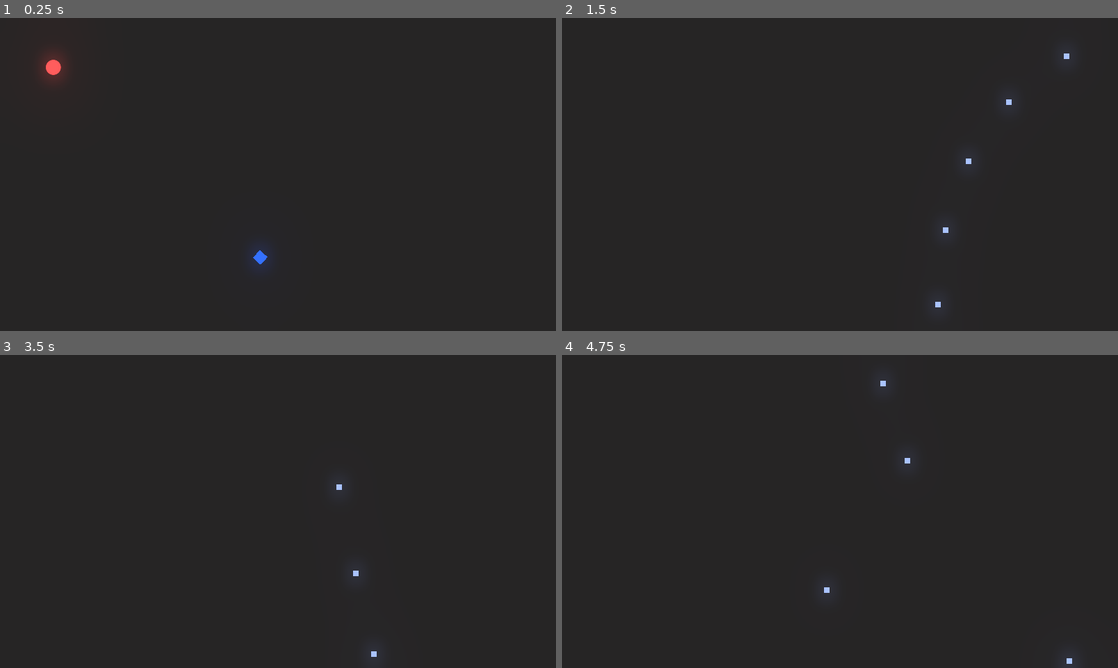
Above: before the commit, frames 1-4 (two rows, left to right).
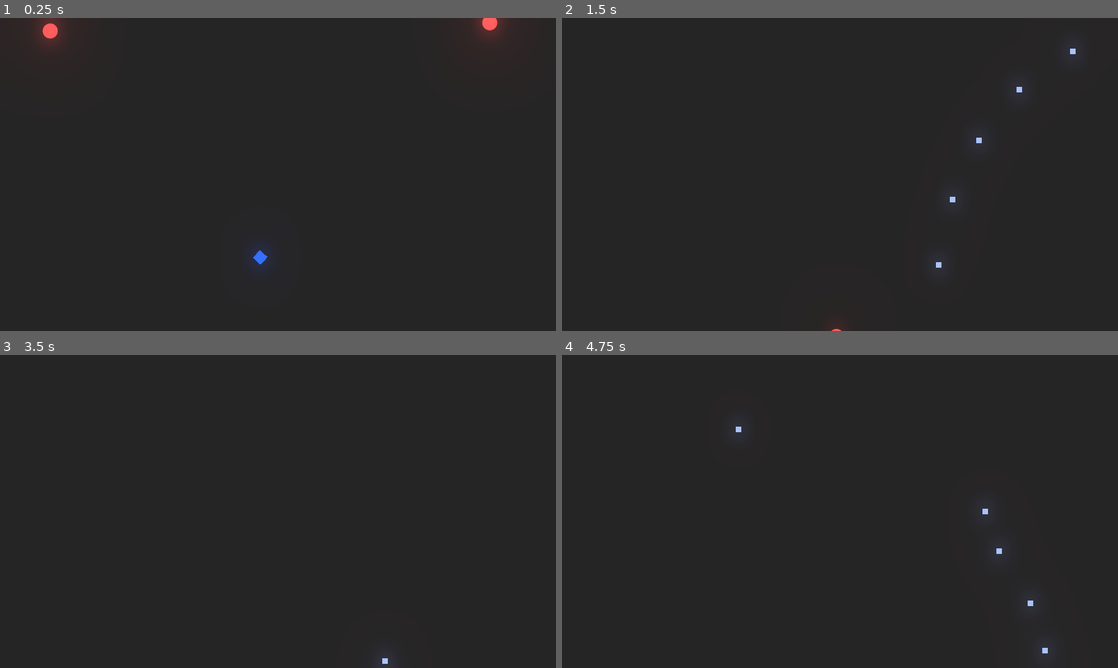
Above: after the commit, the same moments.

Repository: Talamander/unexpected-jam
Game: Godot game, scene res://Level/Arena.tscn
Two runs of this game, one before a commit and one after it. Both use one fixed random seed, a clock stepped at 60 frames per second and the inputs below.
Inputs (mouse positions are in pixels of both pictures, inside the frame that each line leads up to):
- Up to frame 1 (0.25 s): no input
- Up to frame 2 (1.5 s): move the mouse to (962, 158) at 0.52 s; press the mouse at (962, 158) at 0.53 s; hold Right (ui_right) 0.53-1.28 s; move the mouse to (728, 190) at 1.27 s; release the mouse at (728, 190) at 1.28 s; hold Down (ui_down) from 1.28 s (still down); click (728, 190) at 1.35 s
- Up to frame 3 (3.5 s): move the mouse to (333, 442) at 2.02 s; release Down (ui_down) at 2.03 s; press the mouse at (333, 442) at 2.03 s; hold Right (ui_right) 2.03-2.78 s; move the mouse to (250, 574) at 2.77 s; release the mouse at (250, 574) at 2.78 s; hold Up (ui_up) from 2.78 s (still down); click (250, 574) at 2.85 s
- Up to frame 4 (4.75 s): move the mouse to (1006, 558) at 3.52 s; release Up (ui_up) at 3.53 s; press the mouse at (1006, 558) at 3.53 s; hold Left (ui_left) from 3.53 s (still down); move the mouse to (673, 464) at 4.27 s; release the mouse at (673, 464) at 4.28 s; click (673, 464) at 4.35 s

The runs differ from the first frame. In frame 1, 0.9% of the frame differs, in the area x 6-91%, y 0-21%; in frame 2, 0.2%; in frame 3, less than 0.1%; in frame 4, 0.2%.

Commit message:
EnemyStats, Hitboxes, Hurtboxes, Enemy Hit Effects
Added a handful of things here.

Diff:
--- a/Enemies/BasicEnemy.gd
+++ b/Enemies/BasicEnemy.gd
@@ -1,7 +1,10 @@
 extends "res://ParentClasses/Enemy.gd"
 
-export var speed = 400
+export var speed = 425
 export var acceleration = 4000
+
+
+
 
 func _physics_process(delta):
 	if Global.player != null:
@@ -12,3 +15,26 @@
 	motion += direction * acceleration * delta
 	motion = motion.clamped(speed)
 	motion = move_and_slide(motion)
+
+
+
+
+#This function exists in Enemy parent class, but I decided to also put it here so enemies can be unique
+func _on_Hurtbox_hit(damage):
+	stats.health -= damage
+	enemySprite.modulate = Color.white
+	stunTimer.start()
+	#Adds knockback on hit
+	motion -= motion * 4
+	#currently not doing anything with this stun variable, but it may come in handy
+	stun = true
+
+#This function exists in Enemy parent class, but I decided to also put it here so enemies can be unique
+func _on_EnemyStats_enemy_died():
+	queue_free()
+
+#This function exists in Enemy parent class, but I decided to also put it here so enemies can be unique
+func _on_StunTimer_timeout():
+	enemySprite.modulate = Color("fa4d4d")
+	#currently not doing anything with this stun variable, but it may come in handy
+	stun = false
--- a/Enemies/BasicEnemy.tscn
+++ b/Enemies/BasicEnemy.tscn
@@ -7,8 +7,12 @@
 [sub_resource type="CircleShape2D" id=1]
 radius = 8.75168
 
+[sub_resource type="CircleShape2D" id=2]
+radius = 9.10414
+
 [node name="BasicEnemy" instance=ExtResource( 1 )]
 script = ExtResource( 2 )
+speed = 350
 
 [node name="Sprite" parent="." index="0"]
 modulate = Color( 0.980392, 0.301961, 0.301961, 1 )
@@ -17,3 +21,14 @@
 
 [node name="CollisionShape2D" parent="." index="1"]
 shape = SubResource( 1 )
+
+[node name="EnemyStats" parent="." index="3"]
+max_health = 5
+
+[node name="CollisionShape2D" parent="Hurtbox" index="0"]
+shape = SubResource( 2 )
+
+[node name="StunTimer" parent="." index="5"]
+wait_time = 0.1
+
+[editable path="Hurtbox"]
--- /dev/null
+++ b/HitboxesAndHurtboxes/Hitbox.gd
@@ -0,0 +1,9 @@
+extends Area2D
+#Hitboxes deliver damage to other source
+
+
+export(int) var damage = 1
+
+# warning-ignore:unused_signal
+func _on_Hitbox_area_entered(hurtbox):
+	hurtbox.emit_signal("hit", damage)
--- /dev/null
+++ b/HitboxesAndHurtboxes/Hitbox.tscn
@@ -0,0 +1,11 @@
+[gd_scene load_steps=2 format=2]
+
+[ext_resource path="res://HitboxesAndHurtboxes/Hitbox.gd" type="Script" id=1]
+
+[node name="Hitbox" type="Area2D"]
+collision_layer = 0
+collision_mask = 0
+script = ExtResource( 1 )
+
+[node name="CollisionShape2D" type="CollisionShape2D" parent="."]
+[connection signal="area_entered" from="." to="." method="_on_Hitbox_area_entered"]
--- /dev/null
+++ b/HitboxesAndHurtboxes/Hurtbox.gd
@@ -0,0 +1,6 @@
+extends Area2D
+#Hurtboxes receive damage from other source
+
+
+# warning-ignore:unused_signal
+signal hit(damage)
--- /dev/null
+++ b/HitboxesAndHurtboxes/Hurtbox.tscn
@@ -0,0 +1,10 @@
+[gd_scene load_steps=2 format=2]
+
+[ext_resource path="res://HitboxesAndHurtboxes/Hurtbox.gd" type="Script" id=1]
+
+[node name="Hurtbox" type="Area2D"]
+collision_layer = 0
+collision_mask = 0
+script = ExtResource( 1 )
+
+[node name="CollisionShape2D" type="CollisionShape2D" parent="."]
--- a/Level/Arena.tscn
+++ b/Level/Arena.tscn
@@ -21,3 +21,13 @@
 environment = SubResource( 1 )
 
 [node name="BasicEnemy" parent="." instance=ExtResource( 3 )]
+position = Vector2( 6.74237, -40.4543 )
+
+[node name="BasicEnemy2" parent="." instance=ExtResource( 3 )]
+position = Vector2( 616.108, -48.5128 )
+
+[node name="BasicEnemy3" parent="." instance=ExtResource( 3 )]
+position = Vector2( 658.871, 412.973 )
+
+[node name="BasicEnemy4" parent="." instance=ExtResource( 3 )]
+position = Vector2( -35.139, 410.3 )
--- a/ParentClasses/Enemy.gd
+++ b/ParentClasses/Enemy.gd
@@ -1,3 +1,18 @@
 extends KinematicBody2D
 
 var motion = Vector2.ZERO
+
+var stun = false
+
+onready var stats = $EnemyStats
+onready var enemySprite = $Sprite
+onready var stunTimer = $StunTimer
+
+func _on_Hurtbox_hit(damage):
+	stats.health -= damage
+
+func _on_EnemyStats_enemy_died():
+	queue_free()
+
+func _on_StunTimer_timeout():
+	pass
--- a/ParentClasses/Enemy.tscn
+++ b/ParentClasses/Enemy.tscn
@@ -1,6 +1,8 @@
-[gd_scene load_steps=2 format=2]
+[gd_scene load_steps=4 format=2]
 
 [ext_resource path="res://ParentClasses/Enemy.gd" type="Script" id=1]
+[ext_resource path="res://HitboxesAndHurtboxes/Hurtbox.tscn" type="PackedScene" id=2]
+[ext_resource path="res://ParentClasses/EnemyStats.tscn" type="PackedScene" id=3]
 
 [node name="Enemy" type="KinematicBody2D"]
 script = ExtResource( 1 )
@@ -10,3 +12,17 @@
 [node name="CollisionShape2D" type="CollisionShape2D" parent="."]
 
 [node name="AnimationPlayer" type="AnimationPlayer" parent="."]
+
+[node name="EnemyStats" parent="." instance=ExtResource( 3 )]
+
+[node name="Hurtbox" parent="." instance=ExtResource( 2 )]
+collision_layer = 8
+
+[node name="StunTimer" type="Timer" parent="."]
+wait_time = 0.05
+one_shot = true
+[connection signal="enemy_died" from="EnemyStats" to="." method="_on_EnemyStats_enemy_died"]
+[connection signal="hit" from="Hurtbox" to="." method="_on_Hurtbox_hit"]
+[connection signal="timeout" from="StunTimer" to="." method="_on_StunTimer_timeout"]
+
+[editable path="Hurtbox"]
--- /dev/null
+++ b/ParentClasses/EnemyStats.gd
@@ -0,0 +1,11 @@
+extends Node
+
+signal enemy_died
+
+export(int) var max_health = 1
+onready var health = max_health setget set_health
+
+func set_health(value):
+	health = clamp(value, 0, max_health)
+	if health == 0:
+		emit_signal("enemy_died")
--- /dev/null
+++ b/ParentClasses/EnemyStats.tscn
@@ -0,0 +1,6 @@
+[gd_scene load_steps=2 format=2]
+
+[ext_resource path="res://ParentClasses/EnemyStats.gd" type="Script" id=1]
+
+[node name="EnemyStats" type="Node"]
+script = ExtResource( 1 )
--- a/ParentClasses/Projectile.gd
+++ b/ParentClasses/Projectile.gd
@@ -8,3 +8,11 @@
 #Destroys the projectile after it has exited the viewport
 func _on_VisibilityNotifier2D_viewport_exited(_viewport):
 	queue_free()
+
+
+func _on_Hitbox_body_entered(body):
+	queue_free()
+
+
+func _on_Hitbox_area_entered(area):
+	queue_free()
--- a/ParentClasses/Projectile.tscn
+++ b/ParentClasses/Projectile.tscn
@@ -1,6 +1,7 @@
-[gd_scene load_steps=2 format=2]
+[gd_scene load_steps=3 format=2]
 
 [ext_resource path="res://ParentClasses/Projectile.gd" type="Script" id=1]
+[ext_resource path="res://HitboxesAndHurtboxes/Hitbox.tscn" type="PackedScene" id=2]
 
 [node name="Projectile" type="Node2D"]
 script = ExtResource( 1 )
@@ -10,4 +11,9 @@
 [node name="VisibilityNotifier2D" type="VisibilityNotifier2D" parent="."]
 
 [node name="AnimationPlayer" type="AnimationPlayer" parent="."]
+
+[node name="Hitbox" parent="." instance=ExtResource( 2 )]
+collision_mask = 2
 [connection signal="viewport_exited" from="VisibilityNotifier2D" to="." method="_on_VisibilityNotifier2D_viewport_exited"]
+[connection signal="area_entered" from="Hitbox" to="." method="_on_Hitbox_area_entered"]
+[connection signal="body_entered" from="Hitbox" to="." method="_on_Hitbox_body_entered"]
--- a/Player/Player.gd
+++ b/Player/Player.gd
@@ -8,7 +8,7 @@
 
 
 #Movement Variables
-var speed = 500
+var speed = 400
 var acceleration = 4000
 var motion = Vector2.ZERO
 
--- a/Player/PlayerBullet.tscn
+++ b/Player/PlayerBullet.tscn
@@ -1,8 +1,11 @@
-[gd_scene load_steps=4 format=2]
+[gd_scene load_steps=5 format=2]
 
 [ext_resource path="res://Player/Square.png" type="Texture" id=1]
 [ext_resource path="res://ParentClasses/Projectile.tscn" type="PackedScene" id=2]
 [ext_resource path="res://Player/PlayerBullet.gd" type="Script" id=3]
+
+[sub_resource type="RectangleShape2D" id=1]
+extents = Vector2( 7.5, 7.5 )
 
 [node name="PlayerBullet" instance=ExtResource( 2 )]
 scale = Vector2( 0.4, 0.4 )
@@ -11,3 +14,14 @@
 [node name="Sprite" parent="." index="0"]
 modulate = Color( 0.6, 0.690196, 1, 1 )
 texture = ExtResource( 1 )
+
+[node name="VisibilityNotifier2D" parent="." index="1"]
+visible = false
+
+[node name="Hitbox" parent="." index="3"]
+collision_mask = 8
+
+[node name="CollisionShape2D" parent="Hitbox" index="0"]
+shape = SubResource( 1 )
+
+[editable path="Hitbox"]
--- a/Singletons/SoundFX.gd
+++ b/Singletons/SoundFX.gd
@@ -3,9 +3,7 @@
 var sounds_path = "res://Music and Sounds/"
 
 var sounds = {
-	"Bullet" : load(sounds_path + "Bullet.wav"),
-	"Bullet2" : load(sounds_path + "Bullet.wav"),
-	"Bullet22" : load(sounds_path + "Bullet.wav")
+	"Bullet" : load(sounds_path + "Bullet.wav")
 }
 
 onready var sound_players = get_children()
--- a/project.godot
+++ b/project.godot
@@ -69,6 +69,13 @@
  ]
 }
 
+[layer_names]
+
+2d_physics/layer_1="Player"
+2d_physics/layer_2="World"
+2d_physics/layer_3="PlayerHurtbox"
+2d_physics/layer_4="EnemyHurtbox"
+
 [rendering]
 
 environment/default_clear_color=Color( 0.113725, 0.109804, 0.109804, 1 )
Not shown: 1 places in Enemies/BasicEnemy.tscn that only renumber resources
